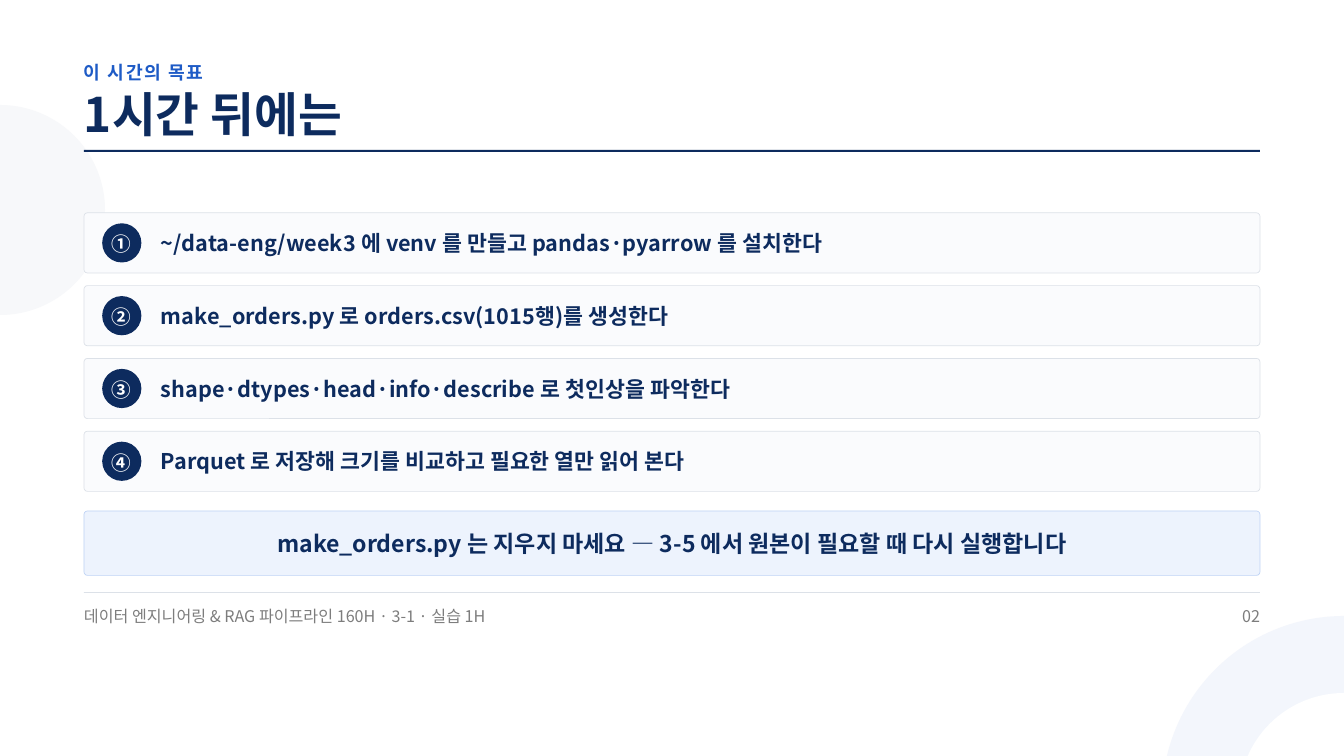
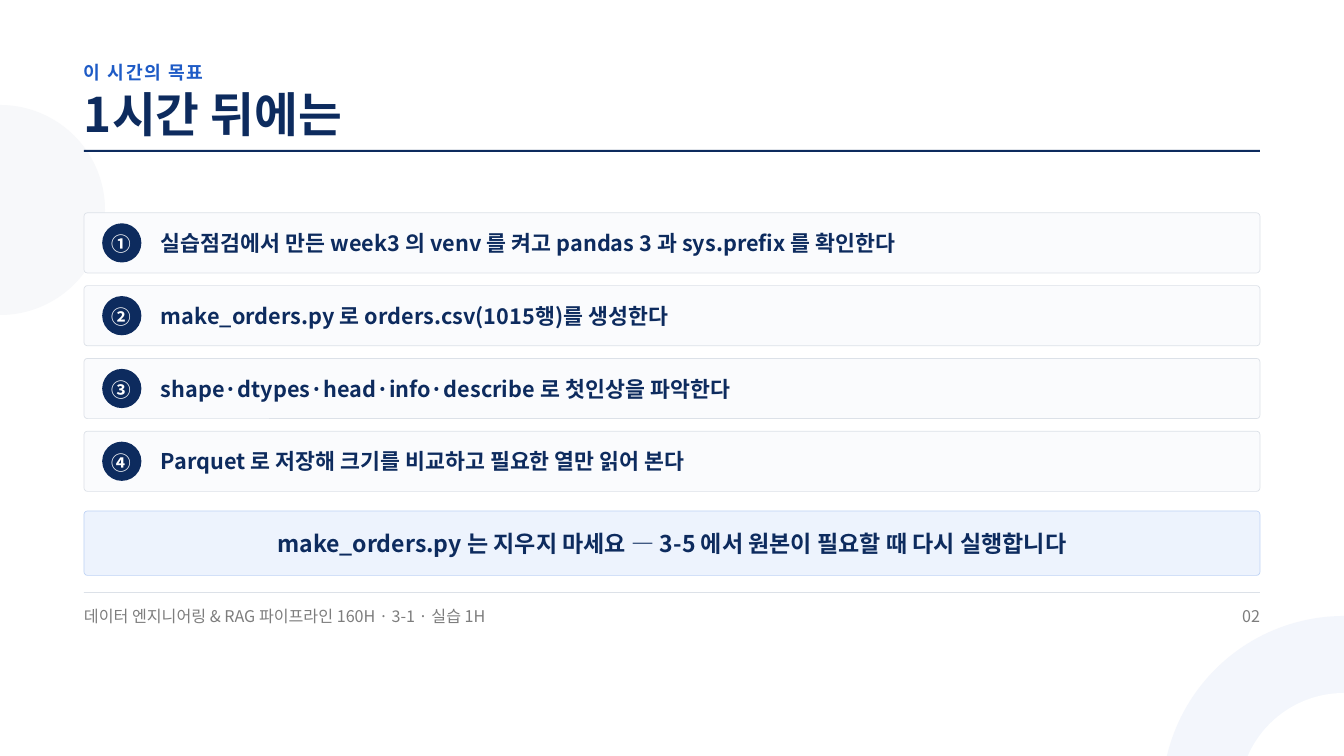
Before and after one commit to aebonlee/materials, a slide deck: slide 2 of data-eng/decks/w3d1s2.pptx. Drawn at 1344x756 pixels with LibreOffice and Linux fonts; fonts in the diff are those of the drawing. Boxes give left, top, right and bottom in pixels: in the first picture for what was removed or moved away, otherwise in the second. Text is boxed around its words. In the diff, an @@ line names an element or a change of style, - is before the commit and + after.

Commit message:
data-eng: 3-1 덱 점검 반영(amount 결측·venv 켜기·[ns] 병기)

```diff
--- a/data-eng/decks/w3d1s2.pptx
+++ b/data-eng/decks/w3d1s2.pptx
@@ text at bbox=[161, 232, 896, 256]: text changed @@
-~/data-eng/week3 에 venv 를 만들고 pandas·pyarrow 를 설치한다
+실습점검에서 만든 week3 의 venv 를 켜고 pandas 3 과 sys.prefix 를 확인한다
```
Also in this commit, not shown: 9 other files.
